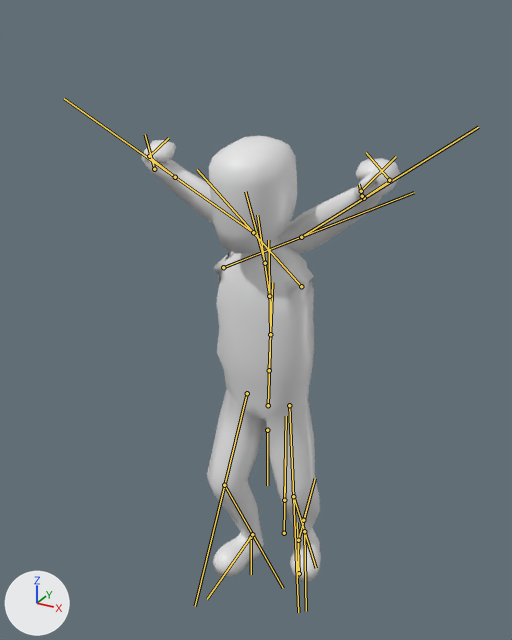
Renders of the glTF model game/models/kperson.glb from each side of a commit.
Rendered twice from a camera (50 mm lens) standing at (1.02, -1.987, 2.025) and looking at (-0.041, -0.059, 1.061). The axes (+X, +Y, +Z) are drawn at lower left. The lights are the same throughout. The older version comes first. Both versions are drawn at frame 1 of the action 'Cheer'; the numbers are the values there. The bones that change, and the others that lie on the model, are drawn over the model as lines.

Names of what the first picture shows: 'Body'.
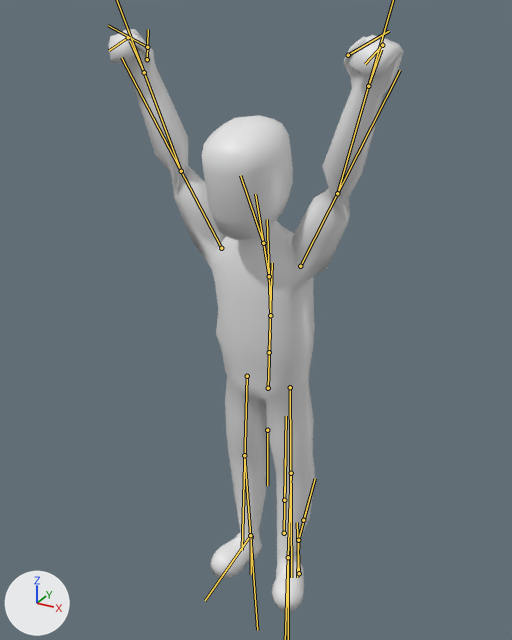
The change, as a list of edits to the scene's bpy script:
```text
Change bone_hips:
    where bone_hips = bpy.data.objects['Rig'].pose.bones['Hips']  # child of 'HipsCtrl'
    bone_hips.location: (0.0, 0.0, 0.0) -> (0.0, 0.17, 0.01)
Change bone_spine:
    where bone_spine = bpy.data.objects['Rig'].pose.bones['Spine']  # child of 'Hips'
    bone_spine.rotation_quaternion: (1.0, 0.0, 0.0, 0.0) -> (1.0, 0.009, 0.0, 0.0)  # degrees (0, 0, 0) -> degrees (1, 0, 0)
Change bone_neck:
    where bone_neck = bpy.data.objects['Rig'].pose.bones['Neck']  # child of 'UpperChest'
    bone_neck.rotation_quaternion: (1.0, 0.0, 0.0, 0.0) -> (0.999, 0.044, 0.021, -0.015)  # degrees (0, 0, 0) -> degrees (5, 2, -2)
Change bone_leftarm:
    where bone_leftarm = bpy.data.objects['Rig'].pose.bones['LeftArm']  # child of 'LeftShoulder'
    bone_leftarm.rotation_quaternion: (-0.363, -0.128, -0.367, 0.847) -> (0.42, -0.304, -0.014, 0.855)  # degrees (-37, 29, -143) -> degrees (-19, 30, 123)
Change bone_leftforearm:
    where bone_leftforearm = bpy.data.objects['Rig'].pose.bones['LeftForeArm']  # child of 'LeftArm'
    bone_leftforearm.rotation_quaternion: (1.0, 0.0, 0.0, 0.0) -> (0.48, -0.049, -0.772, 0.415)  # degrees (0, 0, 0) -> degrees (74, -136, -42)
Change bone_rightarm:
    where bone_rightarm = bpy.data.objects['Rig'].pose.bones['RightArm']  # child of 'RightShoulder'
    bone_rightarm.rotation_quaternion: (-0.363, 0.855, 0.367, -0.049) -> (0.42, 0.88, 0.014, -0.223)  # degrees (-138, -10, 42) -> degrees (127, 24, -10)
Change bone_rightforearm:
    where bone_rightforearm = bpy.data.objects['Rig'].pose.bones['RightForeArm']  # child of 'RightArm'
    bone_rightforearm.rotation_quaternion: (1.0, 0.0, 0.0, 0.0) -> (0.48, 0.407, 0.772, -0.094)  # degrees (0, 0, 0) -> degrees (-25, 125, -69)
Change bone_leftupleg:
    where bone_leftupleg = bpy.data.objects['Rig'].pose.bones['LeftUpLeg']  # child of 'Hips'
    bone_leftupleg.rotation_quaternion: (1.0, 0.0, 0.0, 0.0) -> (-0.997, -0.058, 0.0, -0.046)  # degrees (0, 0, 0) -> degrees (7, 0, 5)
Change bone_leftleg:
    where bone_leftleg = bpy.data.objects['Rig'].pose.bones['LeftLeg']  # child of 'LeftUpLeg'
    bone_leftleg.rotation_quaternion: (1.0, 0.0, 0.0, 0.0) -> (0.941, -0.322, -0.008, -0.103)  # degrees (0, 0, 0) -> degrees (-37, -5, -11)
Change bone_leftfoot:
    where bone_leftfoot = bpy.data.objects['Rig'].pose.bones['LeftFoot']  # child of 'LeftLeg'
    bone_leftfoot.rotation_quaternion: (1.0, 0.0, 0.0, 0.0) -> (0.962, 0.266, 0.066, -0.001)  # degrees (0, 0, 0) -> degrees (31, 7, 2)
Change bone_rightupleg:
    where bone_rightupleg = bpy.data.objects['Rig'].pose.bones['RightUpLeg']  # child of 'Hips'
    bone_rightupleg.rotation_quaternion: (1.0, 0.0, 0.0, 0.0) -> (-0.978, -0.198, 0.0, 0.069)  # degrees (0, 0, 0) -> degrees (23, 2, -8)
Change bone_rightleg:
    where bone_rightleg = bpy.data.objects['Rig'].pose.bones['RightLeg']  # child of 'RightUpLeg'
    bone_rightleg.rotation_quaternion: (1.0, 0.0, 0.0, 0.0) -> (0.916, -0.379, -0.013, 0.128)  # degrees (0, 0, 0) -> degrees (-44, 4, 14)
Change bone_rightfoot:
    where bone_rightfoot = bpy.data.objects['Rig'].pose.bones['RightFoot']  # child of 'RightLeg'
    bone_rightfoot.rotation_quaternion: (1.0, 0.0, 0.0, 0.0) -> (0.98, 0.194, -0.046, 0.012)  # degrees (0, 0, 0) -> degrees (22, -5, 0)
```

Where the change shows, as pixel boxes [x1, y1, x2, y2] in the pictures (512 x 640 px):
'Body', posed (13% wider, 31% taller)
    before: [141, 136, 401, 582]
    after: [109, 29, 404, 612]
bone 'Hips', root to tip
    before: (268, 405) to (270, 351)
    after: (268, 388) to (270, 332)
bone 'Spine', root to tip
    before: (269, 370) to (272, 282)
    after: (269, 352) to (272, 263)
bone 'Neck', root to tip
    before: (265, 263) to (245, 191)
    after: (263, 243) to (240, 175)
bone 'LeftArm', root to tip
    before: (301, 286) to (197, 169)
    after: (300, 266) to (400, 70)
bone 'RightArm', root to tip
    before: (223, 267) to (414, 192)
    after: (221, 248) to (121, 57)
bone 'LeftUpLeg', root to tip
    before: (289, 405) to (298, 612)
    after: (290, 387) to (291, 577)
bone 'RightUpLeg', root to tip
    before: (247, 393) to (195, 606)
    after: (247, 376) to (242, 550)
bone 'RightLeg', root to tip
    before: (224, 485) to (283, 588)
    after: (244, 455) to (257, 630)
bone 'RightFoot', root to tip
    before: (252, 534) to (207, 599)
    after: (250, 535) to (205, 600)
